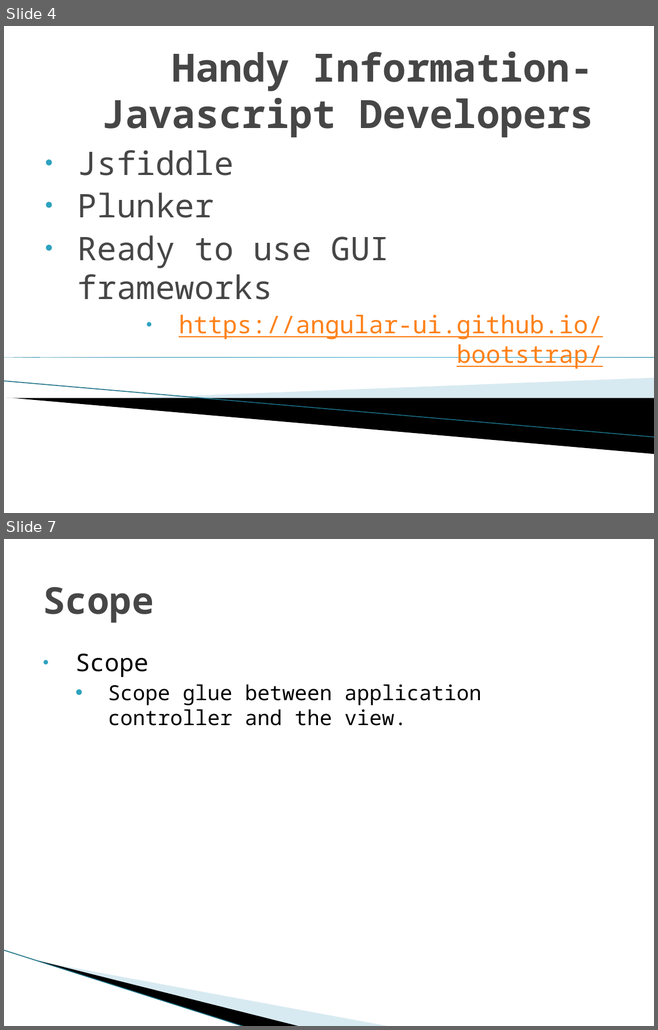
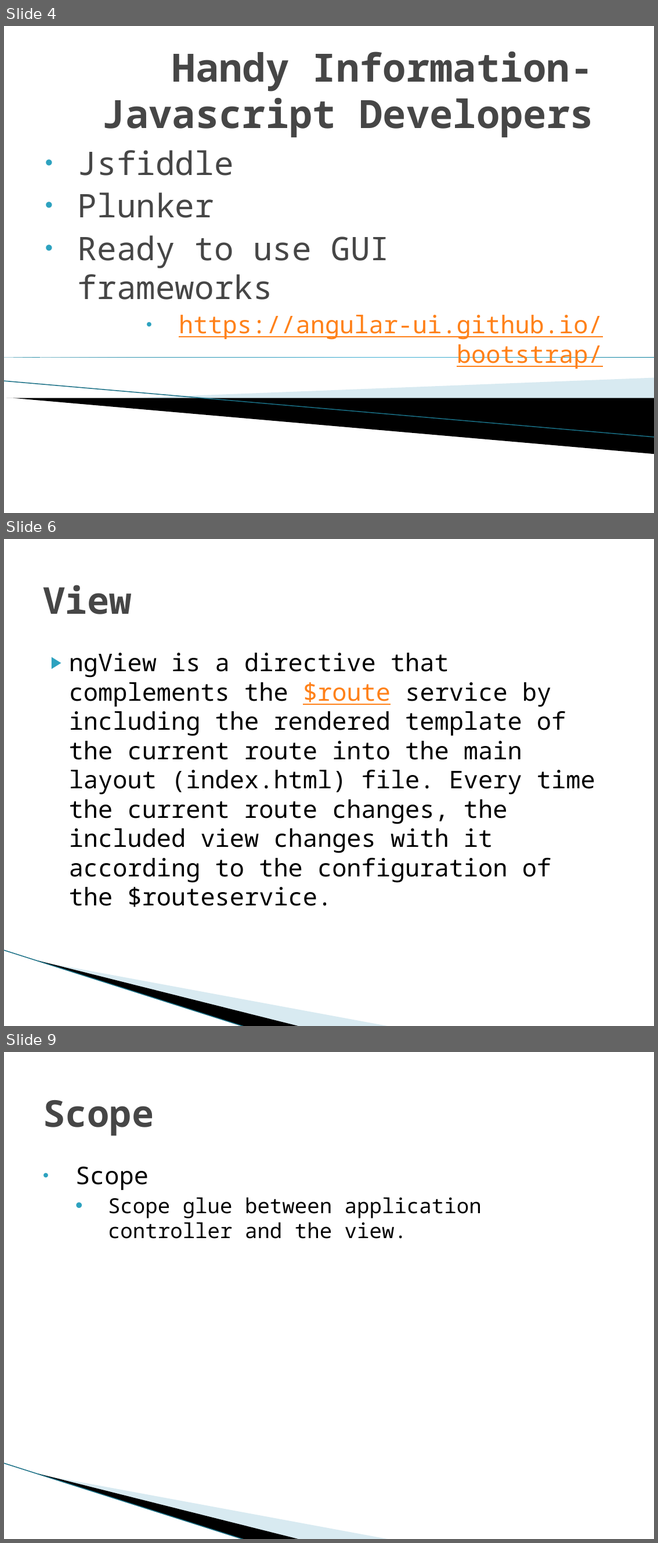
Before and after one commit to LeidosInnovation/Project-AngularJS, a slide deck: AngularJS-01/AngularJS-01.pptx. Shown one above the other, each under a label of ours: slides 4 and 7 before the commit, slides 4, 6 and 9 after it; the slides between them are not shown. The pictures are 658x1030 and 658x1543 pixels, drawn with LibreOffice and Linux fonts; fonts in the diff are those of the drawing; background and template pictures are left out. Boxes give left, top, right and bottom in pixels: in the first picture for what was removed or moved away, otherwise in the second. Text is boxed around its words. In the diff, an @@ line names an element or a change of style, - is before the commit and + after.

```diff
--- a/AngularJS-01/AngularJS-01.pptx
+++ b/AngularJS-01/AngularJS-01.pptx
@@ slide 6 added at [4,539,654,1026], background #FFFFFF; not listed: 3 template elements that a slide beside it also shows @@
@@ title added at [43,585,132,614], 41 pt, text #464646, bold @@
+View
@@ text added at [69,653,595,907], 27 pt, text #000000 @@
+▶ ngView is a directive that complements the $route service by including the rendered template of the current route into the main layout (index.html) file. Every time the current route changes, the included view changes with it according to the configuration of the $routeservice.
@@ what was slide 7 is now slide 9 @@
```
Also in this commit, not shown: 5 slides changed, 3 other slides added, 3 slides removed.
